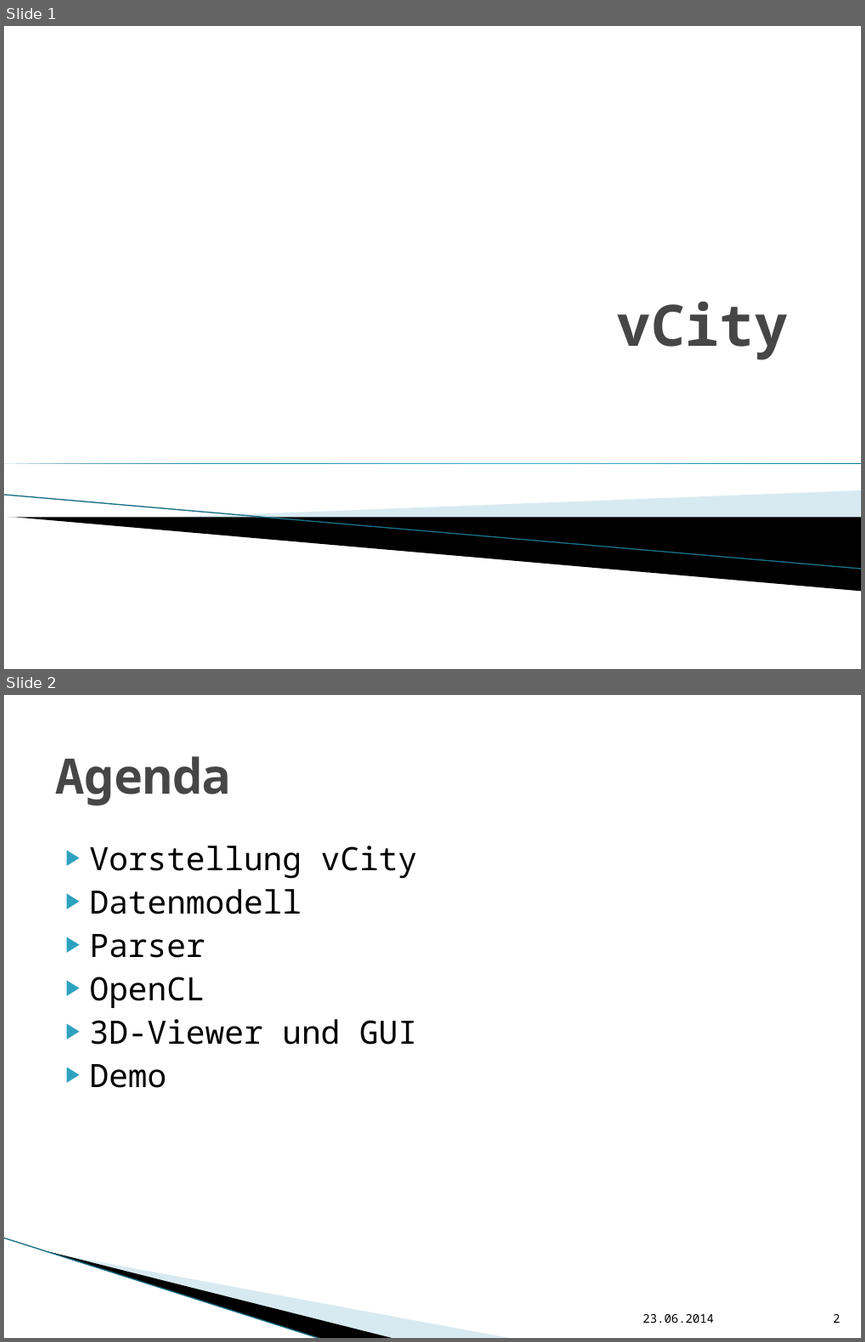
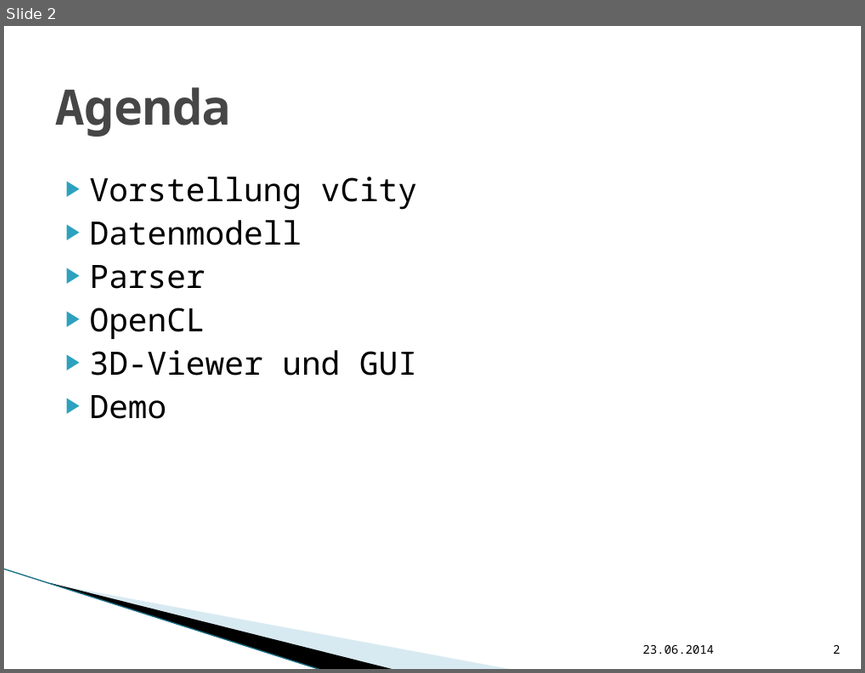
Before and after one commit to hft-swp/stuff, a slide deck: doku/präsentation nicht komplett/vCity-Präsentation.pptx. Shown one above the other, each under a label of ours: slides 1 and 2 before the commit, slide 2 after it. The pictures are 865x1342 and 865x673 pixels, drawn with LibreOffice and Linux fonts; fonts in the diff are those of the drawing; background and template pictures are left out. Boxes give left, top, right and bottom in pixels: in the first picture for what was removed or moved away, otherwise in the second. Text is boxed around its words. In the diff, an @@ line names an element or a change of style, - is before the commit and + after.

```diff
--- a/doku/präsentation nicht komplett/vCity-Präsentation.pptx
+++ b/doku/präsentation nicht komplett/vCity-Präsentation.pptx
@@ slide 1 removed at [4,26,861,669], background #FFFFFF @@
@@ title removed at [617,301,789,360] @@
-vCity
@@ right triangle removed at [4,463,861,463] @@
@@ line removed from (4, 494) to (861, 568) @@
@@ freeform shape removed at [162,490,861,536] @@
@@ freeform shape removed at [7,517,861,590] @@
```
Also in this commit, not shown: 7 slides changed, 3 slides added.
